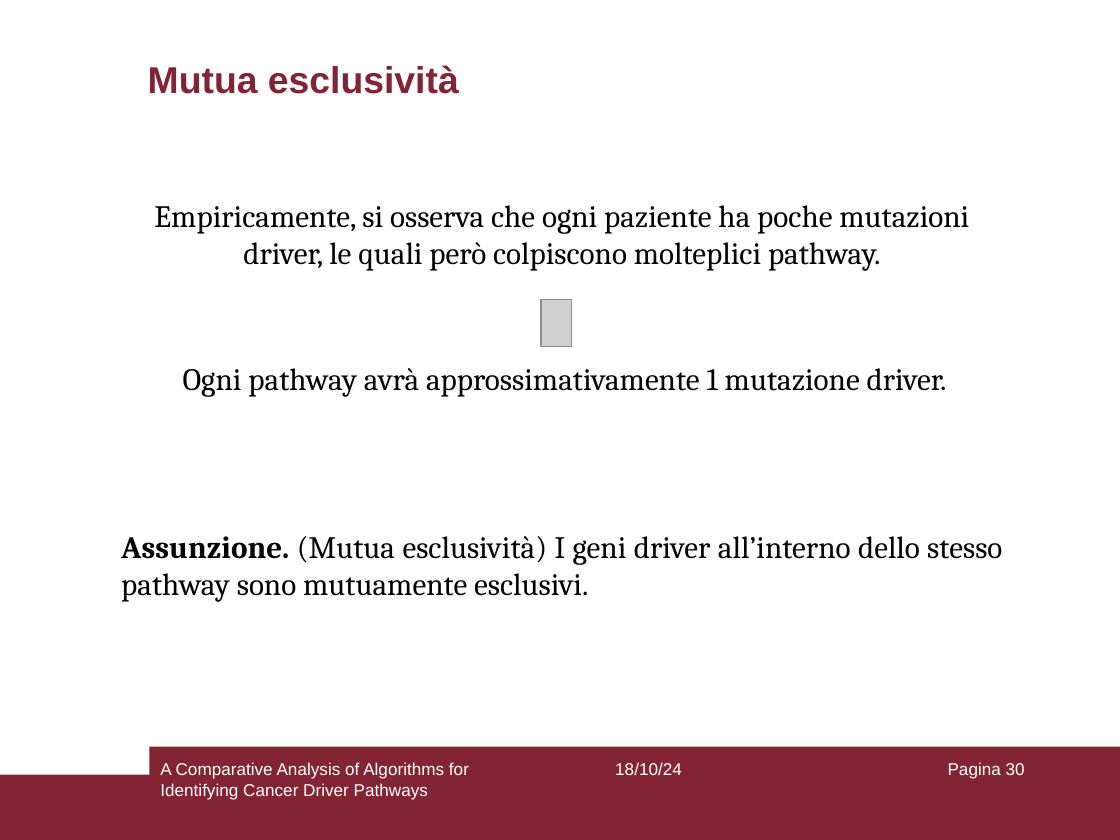
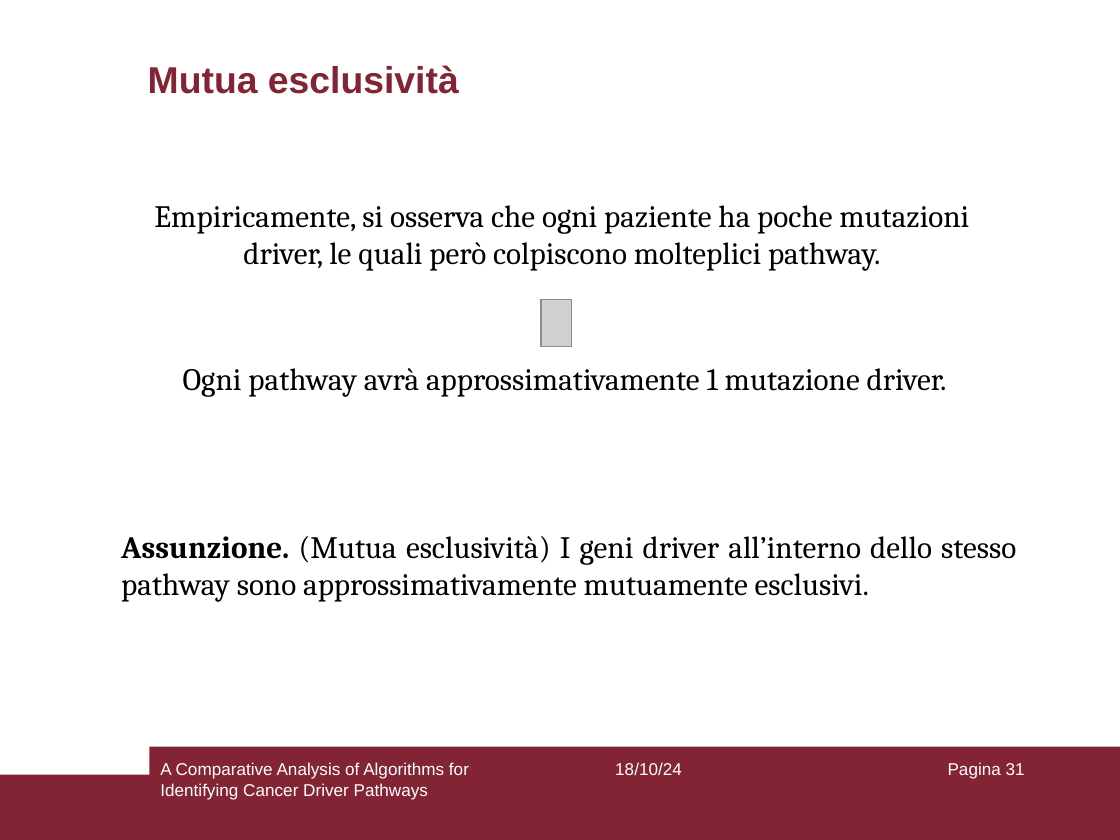
Before and after one commit to aflaag/bsc-thesis, a slide deck: slide 31 of presentation/slides.odp (slide 30 before the commit). Drawn at 1120x840 pixels with LibreOffice and Linux fonts; fonts in the diff are those of the drawing; grey boxes stand for pictures. Boxes give left, top, right and bottom in pixels: in the first picture for what was removed or moved away, otherwise in the second. Text is boxed around its words. In the diff, an @@ line names an element or a change of style, - is before the commit and + after.

```diff
--- a/presentation/slides.odp
+++ b/presentation/slides.odp
@@ text at box(121, 536, 1016, 602): text changed @@
-Assunzione. (Mutua esclusività) I geni driver all’interno dello stesso pathway sono mutuamente esclusivi.
+Assunzione. (Mutua esclusività) I geni driver all’interno dello stesso pathway sono approssimativamente mutuamente esclusivi.
@@ page number at box(948, 762, 1025, 779): text changed @@
-Pagina 30
+Pagina 31
```
Also in this commit, not shown: 12 other slides changed, 2 slides added, 6 other files.
